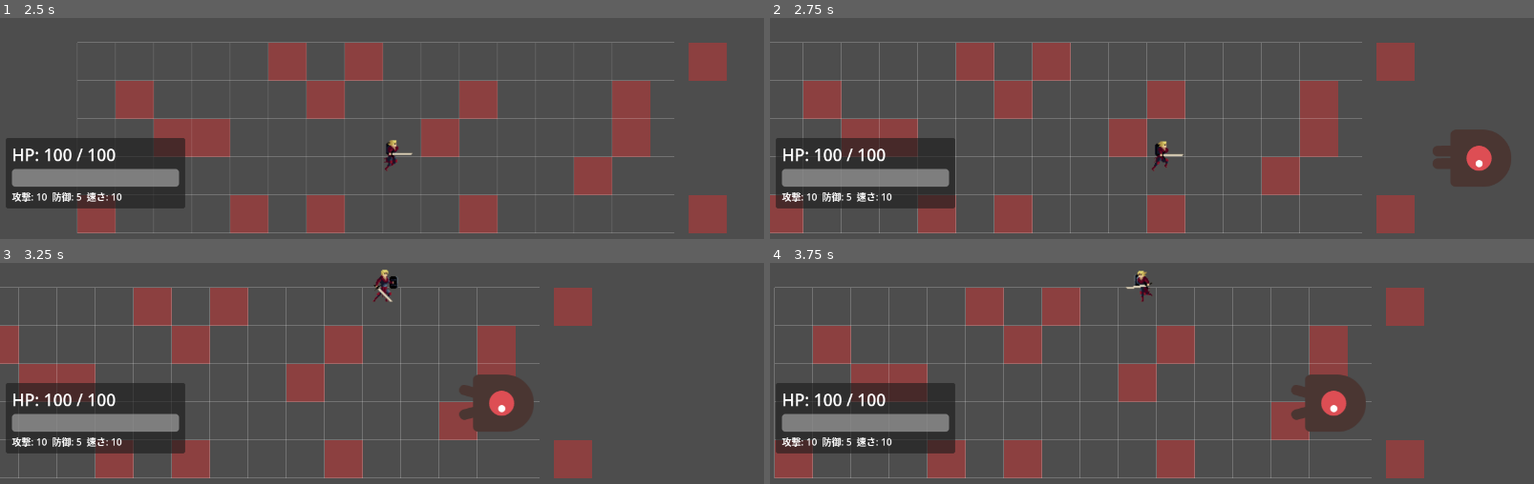
Above: before the commit, frames 1-4 (two rows, left to right).
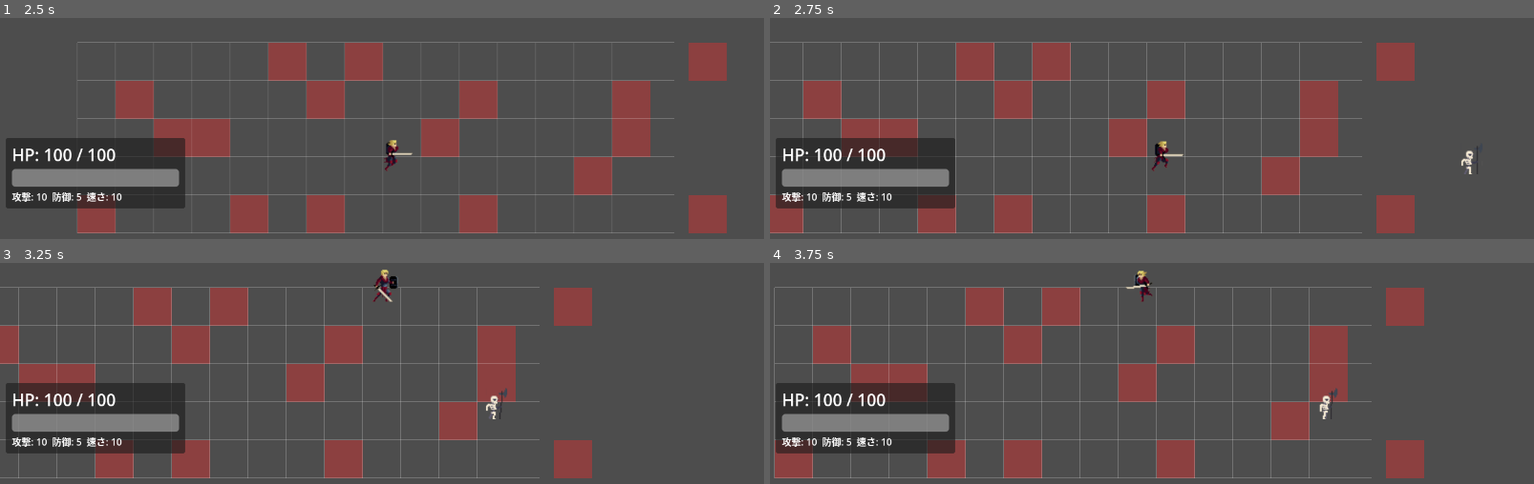
Above: after the commit, the same moments.

Repository: himanushi/godot-test
Game: Godot game, scene res://main.tscn
The game is run twice, just before and just after one commit, with the same random seed, the same clock (stepped at 60 frames per second) and the same inputs.
Inputs:
- Up to frame 1 (2.5 s): tap Enter (ui_accept) at 0.5, 0.77, 1.52, 2 s; hold Right (ui_right) 0.53-1.28 s; tap M (cast_magic) at 0.6, 2.1 s; hold Down (ui_down) 1.28-2.03 s; tap Z (wait_turn) at 1.35 s; hold Right (ui_right) from 2.03 s (still down)
- Up to frame 2 (2.75 s): keep holding Right (ui_right)
- Up to frame 3 (3.25 s): release Right (ui_right) at 2.78 s; hold Up (ui_up) from 2.78 s (still down); tap Z (wait_turn) at 2.85 s; tap Enter (ui_accept) at 3.02 s
- Up to frame 4 (3.75 s): release Up (ui_up) at 3.53 s; hold Left (ui_left) from 3.53 s (still down); tap M (cast_magic) at 3.6 s

Frame 1 is identical in both runs. In frame 2, 2.0% of the frame differs, in the area x 86-97%, y 50-77%; in frame 3, 2.0%; in frame 4, 2.0%.

Commit message:
fix: enemy.tscn

Diff:
--- a/srpg/characters/enemy.tscn
+++ b/srpg/characters/enemy.tscn
@@ -1,17 +1,101 @@
-[gd_scene load_steps=5 format=3 uid="uid://cenemyuid001"]
+[gd_scene load_steps=17 format=3 uid="uid://cenemyuid001"]
 
-[ext_resource type="Script" path="res://characters/enemy.gd" id="1_enemy"]
-[ext_resource type="Texture2D" uid="uid://cjnmfwvk6bsm5" path="res://assets/enemyWalking_1.png" id="2_enemy1"]
-[ext_resource type="Texture2D" uid="uid://bwkpkf43u0dww" path="res://assets/enemyWalking_2.png" id="3_enemy2"]
+[ext_resource type="Script" uid="uid://dfxm3r2eopf0s" path="res://characters/enemy.gd" id="1_enemy"]
+[ext_resource type="Texture2D" uid="uid://ds04rtlujebok" path="res://assets/Skeleton/Sprite Sheets/Skeleton Walk.png" id="2_nhupr"]
+
+[sub_resource type="AtlasTexture" id="AtlasTexture_1ohc2"]
+atlas = ExtResource("2_nhupr")
+region = Rect2(0, 0, 22, 33)
+
+[sub_resource type="AtlasTexture" id="AtlasTexture_ggbst"]
+atlas = ExtResource("2_nhupr")
+region = Rect2(22, 0, 22, 33)
+
+[sub_resource type="AtlasTexture" id="AtlasTexture_toq4n"]
+atlas = ExtResource("2_nhupr")
+region = Rect2(44, 0, 22, 33)
+
+[sub_resource type="AtlasTexture" id="AtlasTexture_u8tuc"]
+atlas = ExtResource("2_nhupr")
+region = Rect2(66, 0, 22, 33)
+
+[sub_resource type="AtlasTexture" id="AtlasTexture_f76jb"]
+atlas = ExtResource("2_nhupr")
+region = Rect2(88, 0, 22, 33)
+
+[sub_resource type="AtlasTexture" id="AtlasTexture_ki21s"]
+atlas = ExtResource("2_nhupr")
+region = Rect2(110, 0, 22, 33)
+
+[sub_resource type="AtlasTexture" id="AtlasTexture_i5cme"]
+atlas = ExtResource("2_nhupr")
+region = Rect2(132, 0, 22, 33)
+
+[sub_resource type="AtlasTexture" id="AtlasTexture_xj82w"]
+atlas = ExtResource("2_nhupr")
+region = Rect2(154, 0, 22, 33)
+
+[sub_resource type="AtlasTexture" id="AtlasTexture_cskxu"]
+atlas = ExtResource("2_nhupr")
+region = Rect2(176, 0, 22, 33)
+
+[sub_resource type="AtlasTexture" id="AtlasTexture_y7eci"]
+atlas = ExtResource("2_nhupr")
+region = Rect2(198, 0, 22, 33)
+
+[sub_resource type="AtlasTexture" id="AtlasTexture_5hc7i"]
+atlas = ExtResource("2_nhupr")
+region = Rect2(220, 0, 22, 33)
+
+[sub_resource type="AtlasTexture" id="AtlasTexture_55xej"]
+atlas = ExtResource("2_nhupr")
+region = Rect2(242, 0, 22, 33)
+
+[sub_resource type="AtlasTexture" id="AtlasTexture_inxjo"]
+atlas = ExtResource("2_nhupr")
+region = Rect2(264, 0, 22, 33)
 
 [sub_resource type="SpriteFrames" id="SpriteFrames_enemy"]
 animations = [{
 "frames": [{
 "duration": 1.0,
-"texture": ExtResource("2_enemy1")
+"texture": SubResource("AtlasTexture_1ohc2")
 }, {
 "duration": 1.0,
-"texture": ExtResource("3_enemy2")
+"texture": SubResource("AtlasTexture_ggbst")
+}, {
+"duration": 1.0,
+"texture": SubResource("AtlasTexture_toq4n")
+}, {
+"duration": 1.0,
+"texture": SubResource("AtlasTexture_u8tuc")
+}, {
+"duration": 1.0,
+"texture": SubResource("AtlasTexture_f76jb")
+}, {
+"duration": 1.0,
+"texture": SubResource("AtlasTexture_ki21s")
+}, {
+"duration": 1.0,
+"texture": SubResource("AtlasTexture_i5cme")
+}, {
+"duration": 1.0,
+"texture": SubResource("AtlasTexture_xj82w")
+}, {
+"duration": 1.0,
+"texture": SubResource("AtlasTexture_cskxu")
+}, {
+"duration": 1.0,
+"texture": SubResource("AtlasTexture_y7eci")
+}, {
+"duration": 1.0,
+"texture": SubResource("AtlasTexture_5hc7i")
+}, {
+"duration": 1.0,
+"texture": SubResource("AtlasTexture_55xej")
+}, {
+"duration": 1.0,
+"texture": SubResource("AtlasTexture_inxjo")
 }],
 "loop": true,
 "name": &"walk",
@@ -19,6 +103,7 @@
 }]
 
 [node name="Enemy" type="Node2D" groups=["enemies"]]
+scale = Vector2(1.65, 1.65)
 script = ExtResource("1_enemy")
 
 [node name="AnimatedSprite2D" type="AnimatedSprite2D" parent="."]
